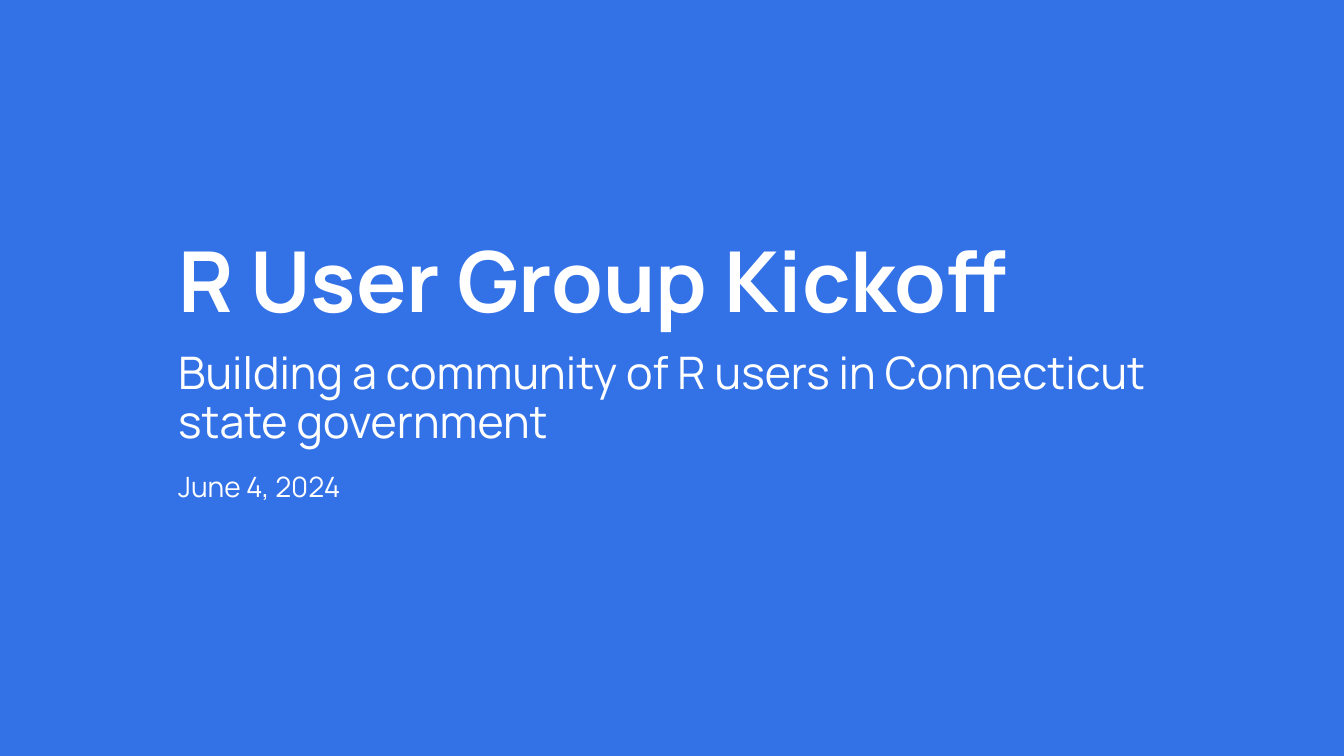
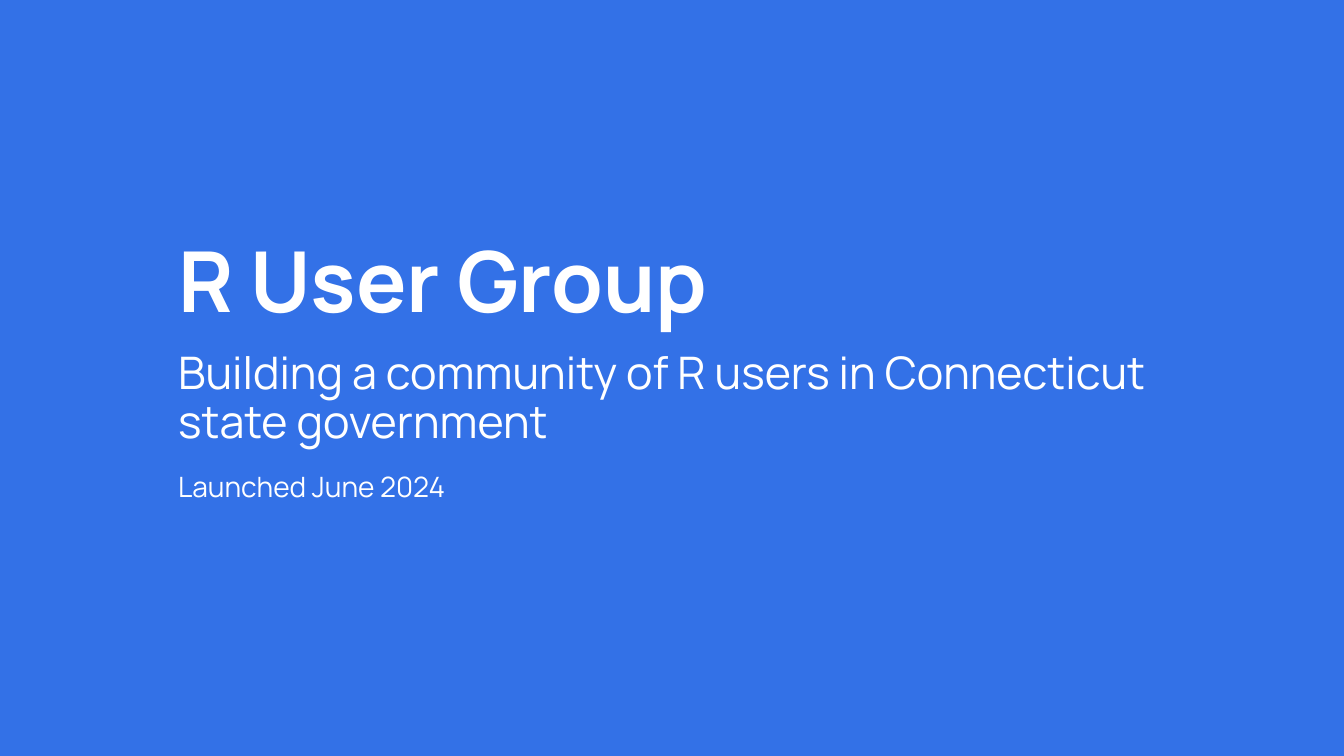
Before and after one commit to CTOpenData/r-user-group, a slide deck: slide 1 of R User Group.pptx. Drawn at 1344x756 pixels with LibreOffice and Linux fonts; fonts in the diff are those of the drawing; background and template pictures are left out. Boxes give left, top, right and bottom in pixels: in the first picture for what was removed or moved away, otherwise in the second. Text is boxed around its words. In the diff, an @@ line names an element or a change of style, - is before the commit and + after.

```diff
--- a/R User Group.pptx
+++ b/R User Group.pptx
@@ title at box(178, 250, 707, 332): text changed @@
-R User Group Kickoff
+R User Group
@@ text at box(178, 476, 445, 498): text changed @@
-June 4, 2024
+Launched June 2024
```
Also in this commit, not shown: 2 other slides changed, 5 slides added, 4 slides removed.
